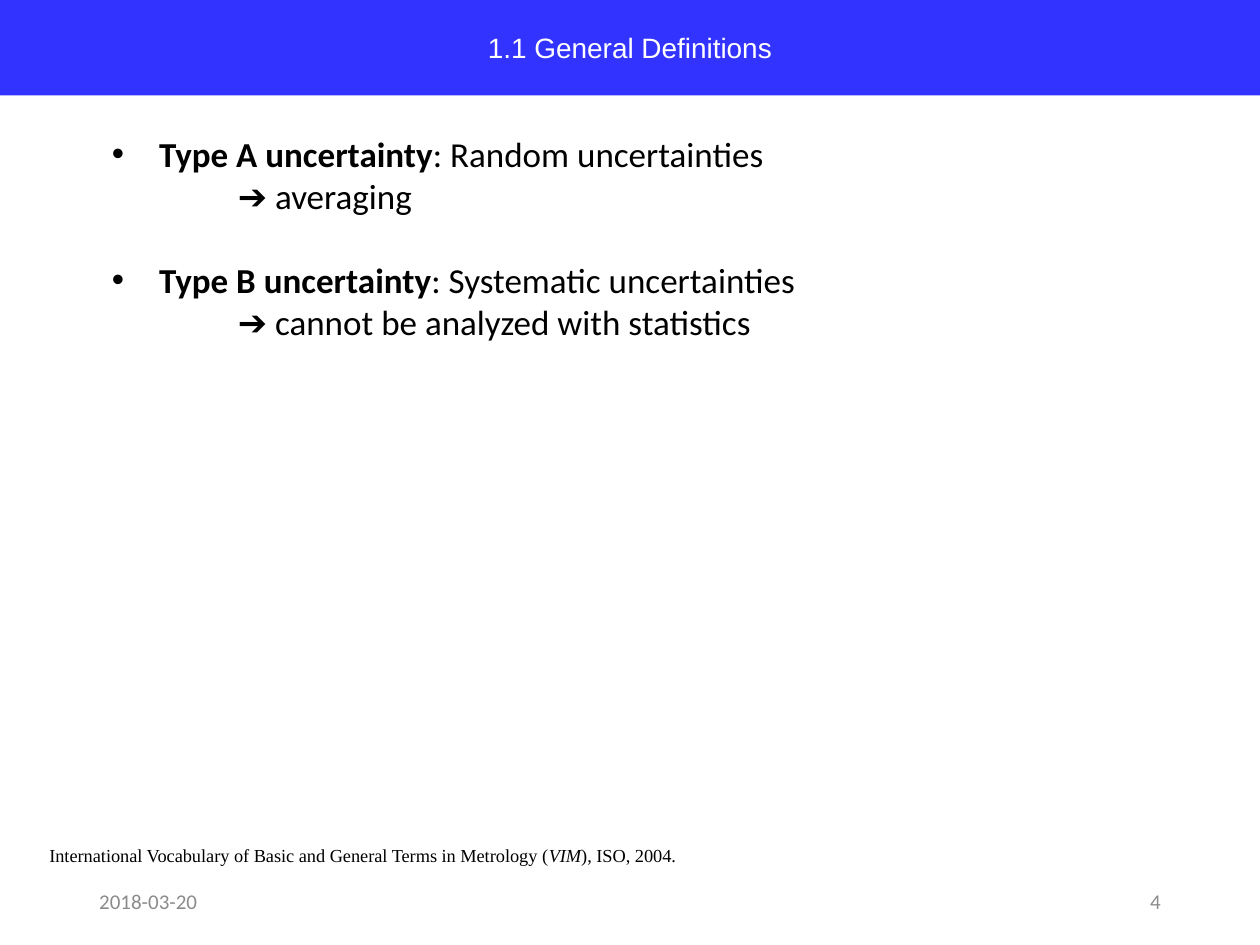
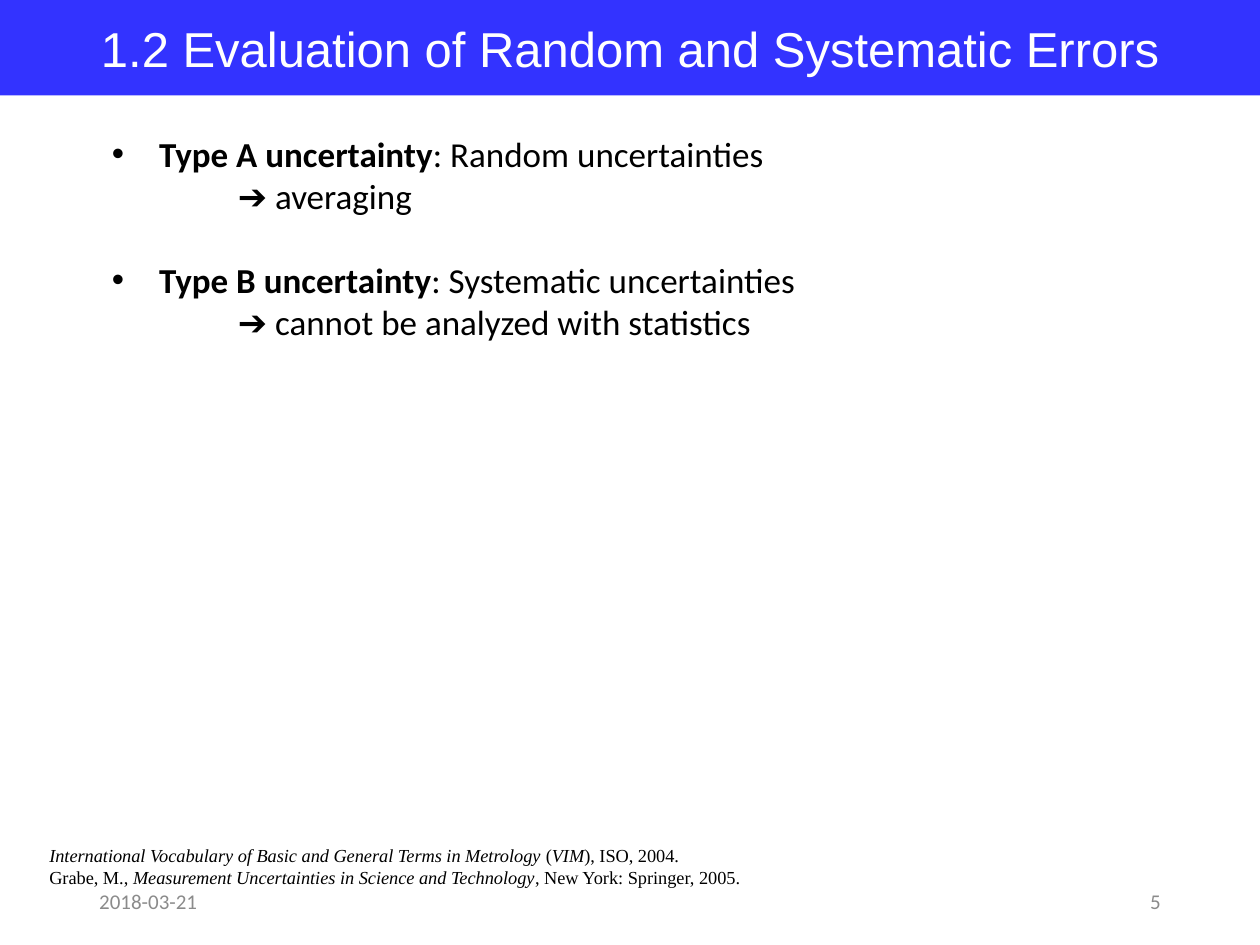
Before and after one commit to jglee96/NBTP_Lab, a slide deck: slide 5 of Terahertz Metrology/Ch4/Terahertz Metrology_Ch4.pptx (slide 4 before the commit). Drawn at 1260x945 pixels with LibreOffice and Linux fonts; fonts in the diff are those of the drawing. Boxes give left, top, right and bottom in pixels: in the first picture for what was removed or moved away, otherwise in the second. Text is boxed around its words. In the diff, an @@ line names an element or a change of style, - is before the commit and + after.

```diff
--- a/Terahertz Metrology/Ch4/Terahertz Metrology_Ch4.pptx
+++ b/Terahertz Metrology/Ch4/Terahertz Metrology_Ch4.pptx
@@ text in rectangle at bbox=[101, 31, 1159, 77]: text changed; size 16 to 28 pt @@
-1.1 General Definitions
+1.2 Evaluation of Random and Systematic Errors
@@ text at bbox=[49, 849, 679, 866]: italic on in "International Vocabulary of Basic and General Terms ..." @@
@@ text at bbox=[49, 871, 740, 888]: paragraph added @@
+Grabe, M., Measurement Uncertainties in Science and Technology, New York: Springer, 2005.
@@ text at bbox=[99, 895, 197, 909]: text changed @@
-2018-03-20
+2018-03-21
@@ page number at bbox=[1150, 895, 1161, 909]: text changed @@
-4
+5
```
Also in this commit, not shown: 4 other slides changed, 2 slides added, 3 other files.
